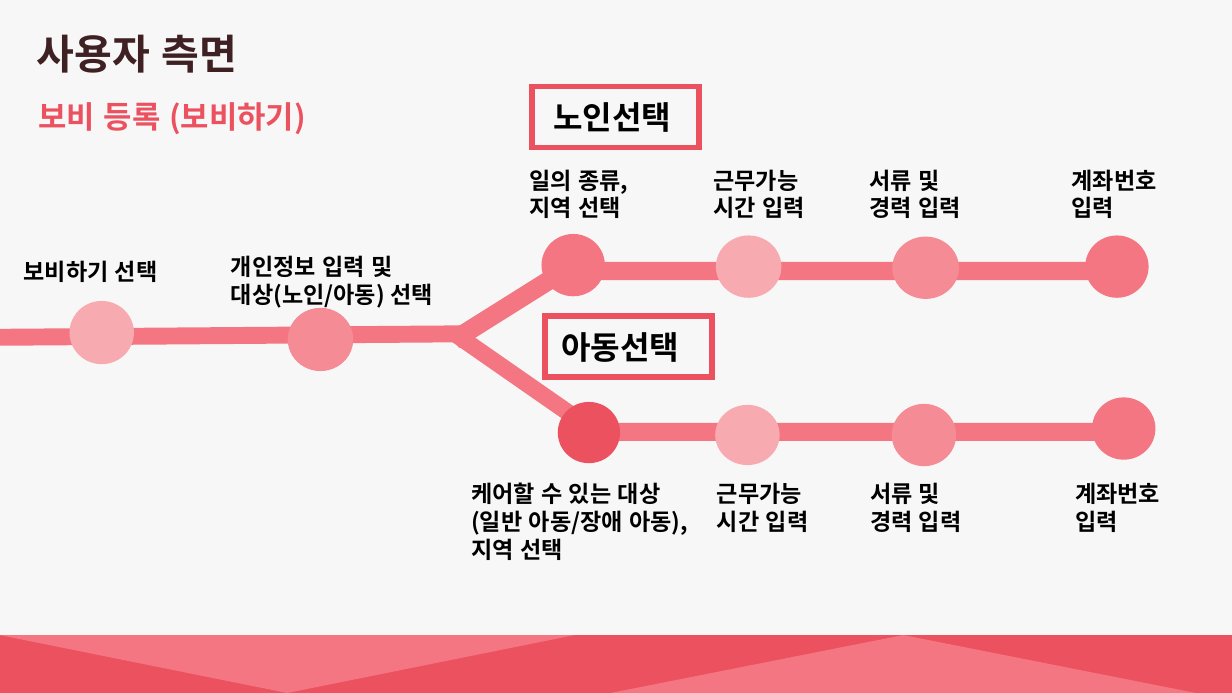
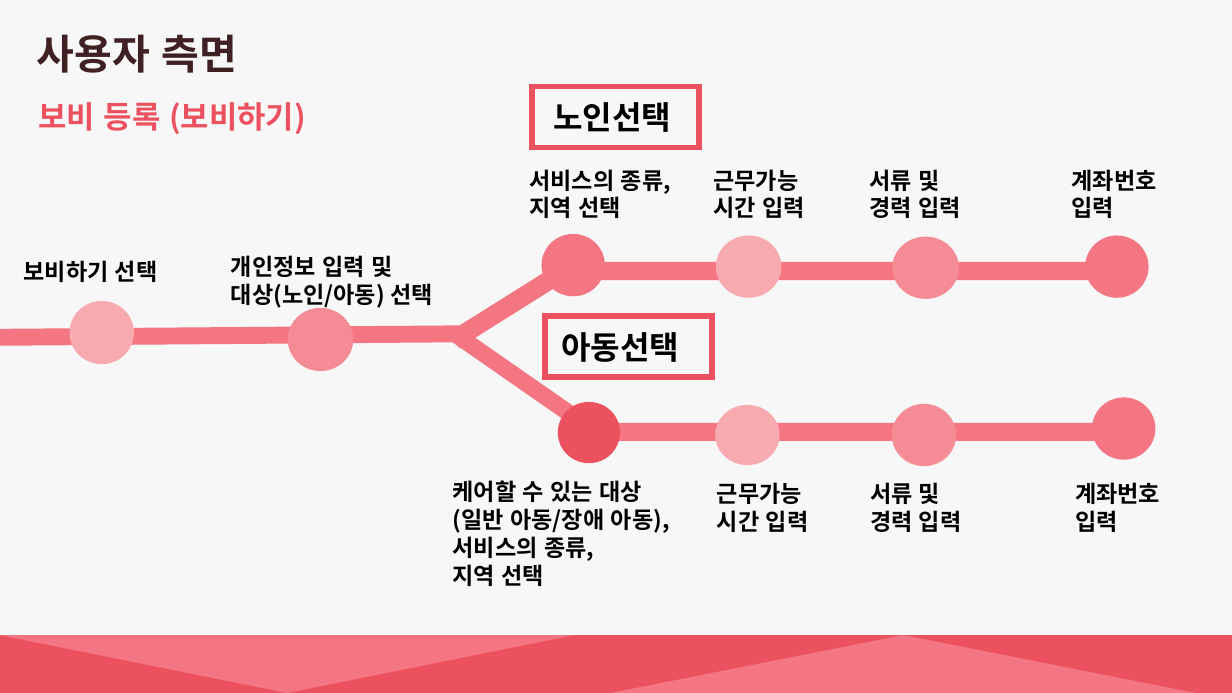
Before and after one commit to sejong10/sj_rep1, a slide deck: slide 8 of 언어데이터 PPT.pptx (slide 9 before the commit). Drawn at 1232x693 pixels with LibreOffice and Linux fonts; fonts in the diff are those of the drawing. Boxes give left, top, right and bottom in pixels: in the first picture for what was removed or moved away, otherwise in the second. Text is boxed around its words. In the diff, an @@ line names an element or a change of style, - is before the commit and + after.

```diff
--- a/언어데이터 PPT.pptx
+++ b/언어데이터 PPT.pptx
@@ text at <box>529,169,671,194</box>: text changed @@
-일의 종류,
+서비스의 종류,
@@ text at <box>453,480,670,586</box>: text changed @@
-케어할 수 있는 대상 (일반 아동/장애 아동), 지역 선택
+케어할 수 있는 대상 (일반 아동/장애 아동),
+서비스의 종류,
+지역 선택
```
Also in this commit, not shown: 2 other slides changed, 3 slides added.
